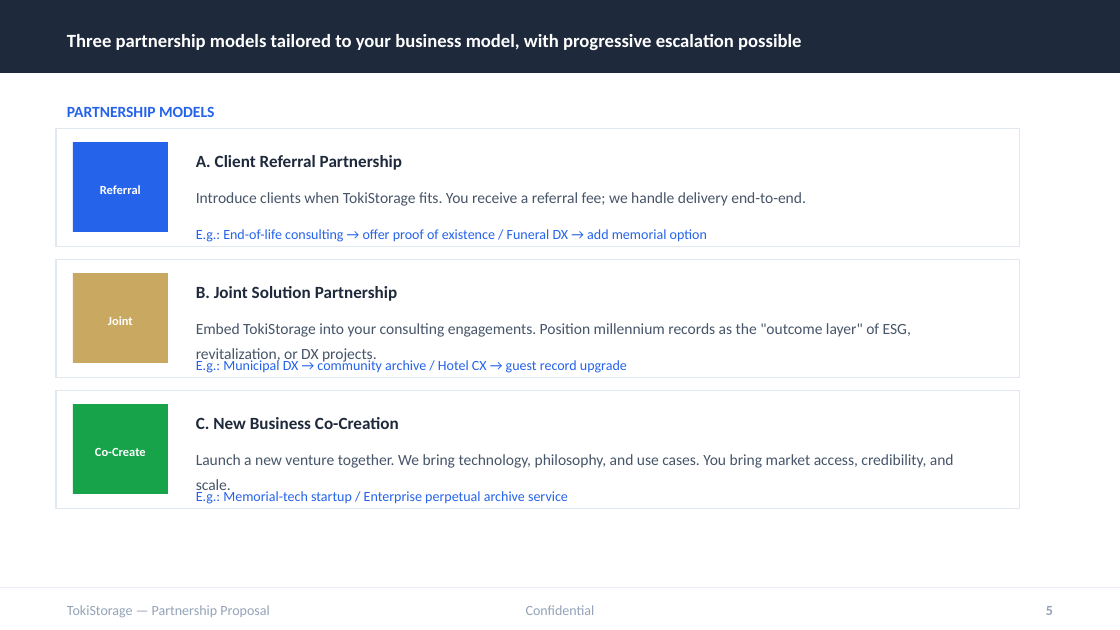
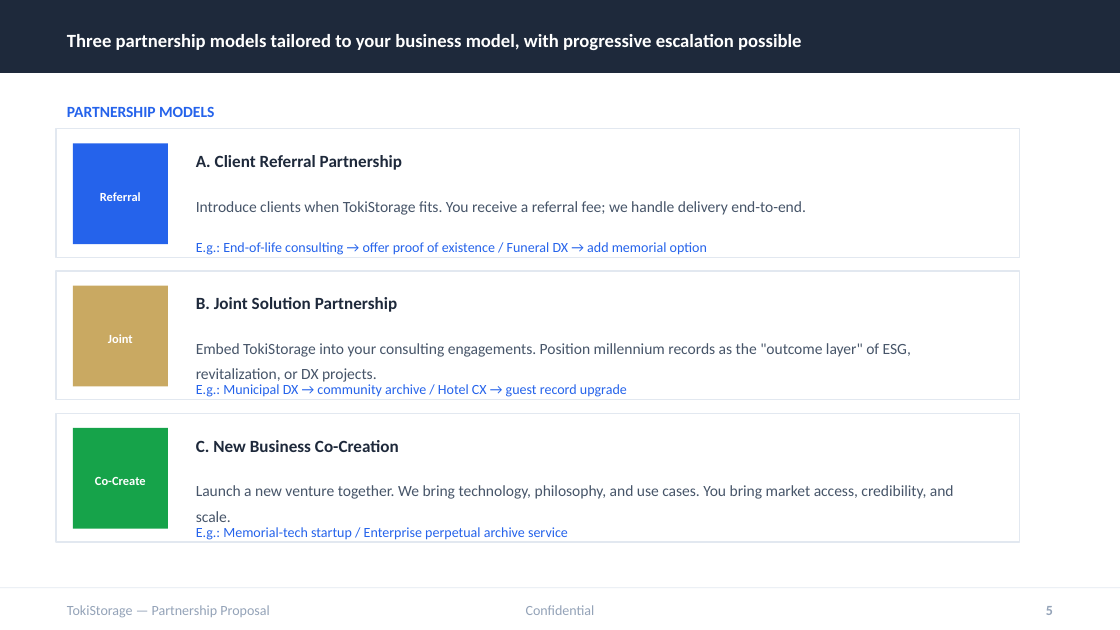
Before and after one commit to timeless-residents/pearlmemorial, a slide deck: slide 5 of toki/tokistorage-partnership-deck-en.pptx. Drawn at 1120x630 pixels with LibreOffice and Linux fonts; fonts in the diff are those of the drawing. Boxes give left, top, right and bottom in pixels: in the first picture for what was removed or moved away, otherwise in the second. Text is boxed around its words. In the diff, an @@ line names an element or a change of style, - is before the commit and + after.

```diff
--- a/toki/tokistorage-partnership-deck-en.pptx
+++ b/toki/tokistorage-partnership-deck-en.pptx
@@ rectangle resized from (x1=56, y1=129, x2=1019, y2=246) to (x1=56, y1=129, x2=1019, y2=258) @@
@@ text "Referral" moved from (x1=100, y1=185, x2=141, y2=194) to (x1=100, y1=192, x2=141, y2=201) @@
@@ rectangle resized from (x1=73, y1=142, x2=168, y2=232) to (x1=73, y1=143, x2=168, y2=244) @@
@@ text "Introduce clients when TokiStorage fits. ..." moved from (x1=196, y1=192, x2=806, y2=206) to (x1=196, y1=201, x2=806, y2=215) @@
@@ text "E.g.: End-of-life consulting → offer ..." moved from (x1=196, y1=229, x2=707, y2=242) to (x1=196, y1=242, x2=707, y2=255) @@
@@ rectangle resized from (x1=56, y1=260, x2=1019, y2=377) to (x1=56, y1=271, x2=1019, y2=400) @@
@@ text "Joint" moved from (x1=108, y1=316, x2=133, y2=325) to (x1=108, y1=334, x2=133, y2=343) @@
@@ rectangle resized from (x1=73, y1=273, x2=168, y2=363) to (x1=73, y1=286, x2=168, y2=386) @@
@@ text "B. Joint Solution Partnership" moved from (x1=196, y1=286, x2=397, y2=301) to (x1=196, y1=297, x2=397, y2=312) @@
@@ text "Embed TokiStorage into your consulting ..." moved from (x1=196, y1=323, x2=911, y2=364) to (x1=196, y1=343, x2=911, y2=382) @@
@@ text "E.g.: Municipal DX → community ..." moved from (x1=196, y1=358, x2=627, y2=373) to (x1=196, y1=384, x2=627, y2=397) @@
@@ rectangle resized from (x1=56, y1=391, x2=1019, y2=508) to (x1=56, y1=413, x2=1019, y2=542) @@
@@ text "Co-Create" moved from (x1=95, y1=448, x2=146, y2=456) to (x1=95, y1=477, x2=146, y2=485) @@
@@ rectangle resized from (x1=73, y1=404, x2=168, y2=494) to (x1=73, y1=428, x2=168, y2=529) @@
@@ text "C. New Business Co-Creation" moved from (x1=196, y1=417, x2=399, y2=429) to (x1=196, y1=440, x2=399, y2=452) @@
@@ text "Launch a new venture together. ..." moved from (x1=196, y1=454, x2=954, y2=468) to (x1=196, y1=485, x2=954, y2=499) @@
@@ text "E.g.: Memorial-tech startup / Enterprise ..." moved from (x1=196, y1=489, x2=568, y2=504) to (x1=196, y1=527, x2=568, y2=540) @@
```
Also in this commit, not shown: 2 other slides changed, 4 other files.
